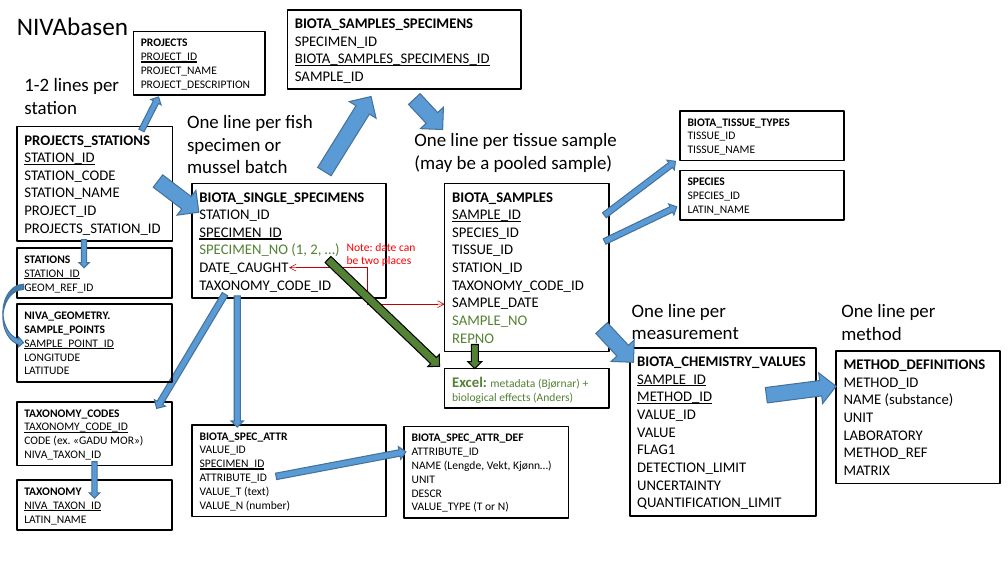
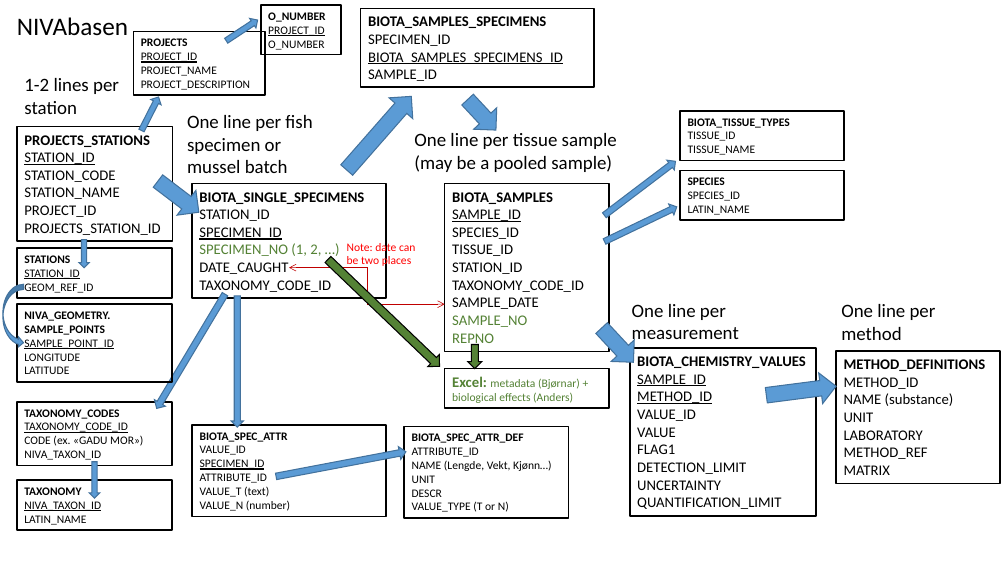
Before and after one commit to NIVANorge/Milkys2_pc, a slide deck: slide 1 of Info/CEMP database structures.pptx. Drawn at 1008x567 pixels with LibreOffice and Linux fonts; fonts in the diff are those of the drawing. Boxes give left, top, right and bottom in pixels: in the first picture for what was removed or moved away, otherwise in the second. Text is boxed around its words. In the diff, an @@ line names an element or a change of style, - is before the commit and + after.

```diff
--- a/Info/CEMP database structures.pptx
+++ b/Info/CEMP database structures.pptx
@@ right arrow added at [223, 15, 261, 46], fill #5B9BD5, outline #43739E 1 pt @@
@@ rectangle added at [261, 5, 341, 55], outline #000000 1.5 pt, 11 pt, text #000000 @@
+O_NUMBER
+PROJECT_ID
+O_NUMBER
@@ rectangle "BIOTA_SAMPLES_SPECIMENS SPECIMEN_ID": place and size @@
-rectangle "BIOTA_SAMPLES_SPECIMENS SPECIMEN_ID" at [287, 10, 521, 88]
+rectangle "BIOTA_SAMPLES_SPECIMENS SPECIMEN_ID" at [361, 8, 594, 87]
@@ right arrow at [335, 86, 424, 181]: rotation 301 to 311 degrees @@
@@ right arrow: place and size @@
-right arrow at [403, 88, 454, 140]
+right arrow at [456, 89, 508, 141]
```
Also in this commit, not shown: 1 other slide changed, 2 other files.
